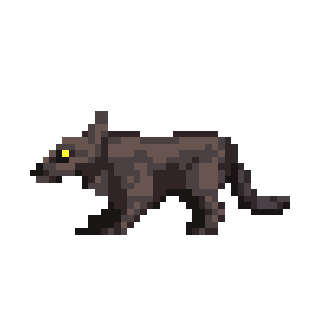
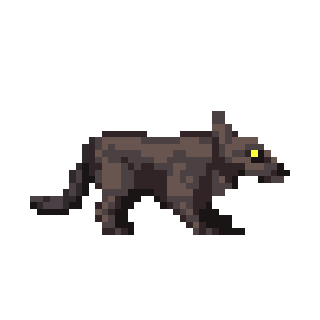
The second 320 x 320 image is a revision of the first. Changes to its layers:
painted on "7" over [30, 111, 290, 235]
